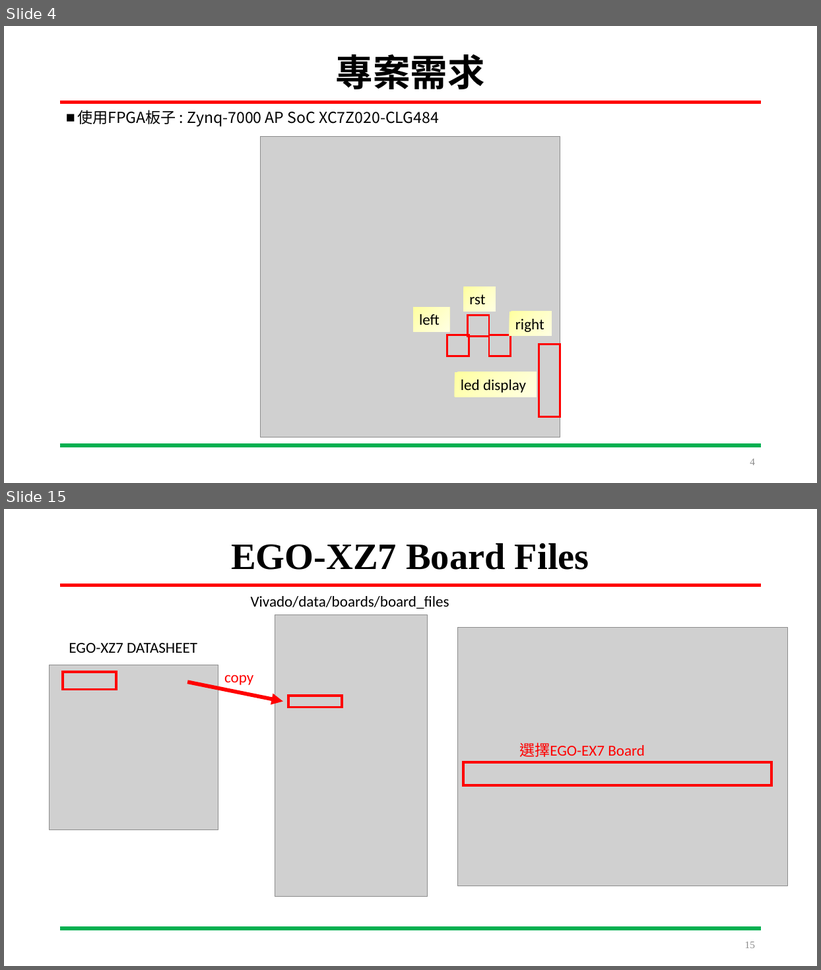
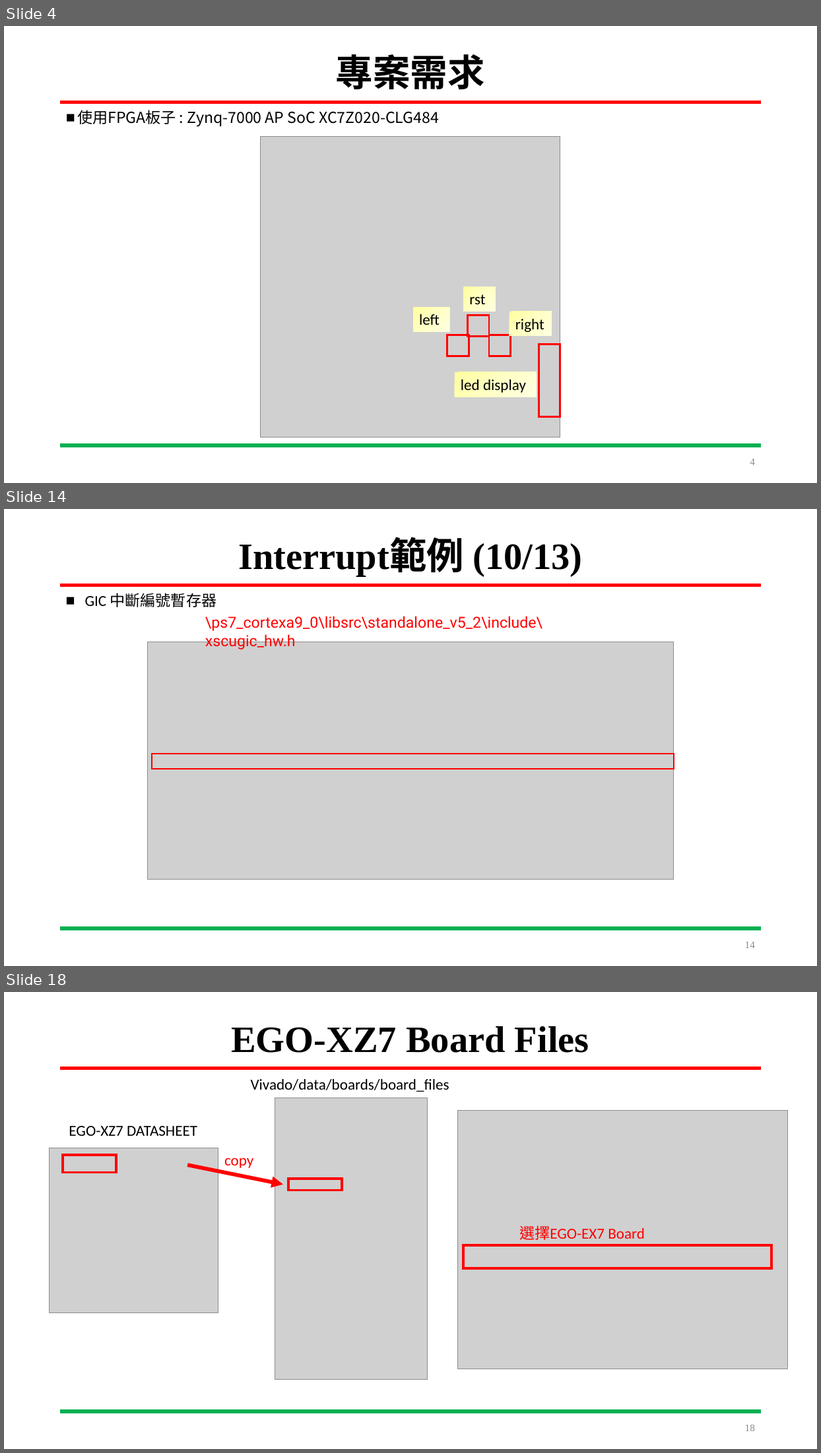
Before and after one commit to LIAO-YANXIANG/SYSTEM-ON-CHIP-DESIGN, a slide deck: DevelopmentLog/Pingpong.pptx. Shown one above the other, each under a label of ours: slides 4 and 15 before the commit, slides 4, 14 and 18 after it; the slides between them are not shown. The pictures are 821x970 and 821x1453 pixels, drawn with LibreOffice and Linux fonts; fonts in the diff are those of the drawing; grey boxes stand for pictures. Boxes give left, top, right and bottom in pixels: in the first picture for what was removed or moved away, otherwise in the second. Text is boxed around its words. In the diff, an @@ line names an element or a change of style, - is before the commit and + after.

Commit message:
2022/05/13 ~ 2022/05/20 1. 補 - GIC MASK 暫存器 2. 補 - GIC pending 暫存器 3. 補 - GIC 中斷暫存器

```diff
--- a/DevelopmentLog/Pingpong.pptx
+++ b/DevelopmentLog/Pingpong.pptx
@@ slide 14 added at [4, 509, 817, 966], background #FFFFFF; not listed: 2 template elements that a slide beside it also shows @@
@@ title added at [238, 540, 582, 576], 44 pt, text #000000, bold @@
+Interrupt範例 (10/13)
@@ text added at [85, 593, 217, 607], 18 pt, text #000000 @@
+■ GIC 中斷編號暫存器
@@ text added at [205, 616, 543, 650], 18 pt, text #FF0000 @@
+\ps7_cortexa9_0\libsrc\standalone_v5_2\include\ xscugic_hw.h
@@ picture added at [147, 642, 674, 879] @@
@@ rectangle added at [152, 754, 674, 769], outline #FF0000 1.5 pt @@
@@ page number added at [745, 942, 755, 949], 12 pt, text #8C8C8C @@
+14
@@ what was slide 15 is now slide 18 @@
@@ page number at [745, 1425, 755, 1432]: text changed @@
-15
+18
```
Also in this commit, not shown: 10 slides changed, 3 other slides added.
